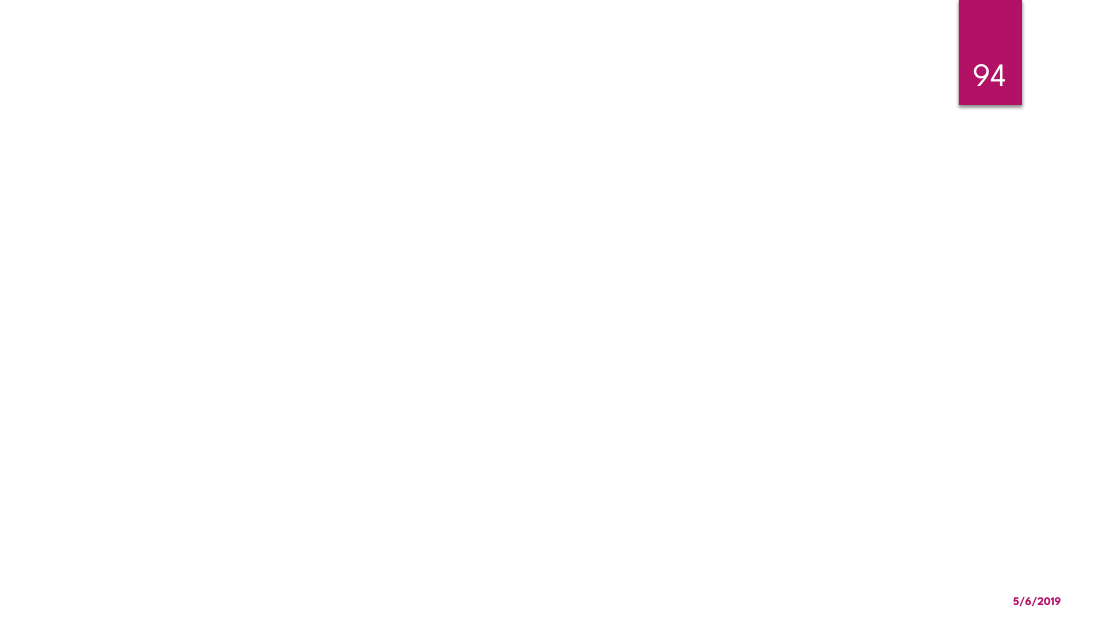
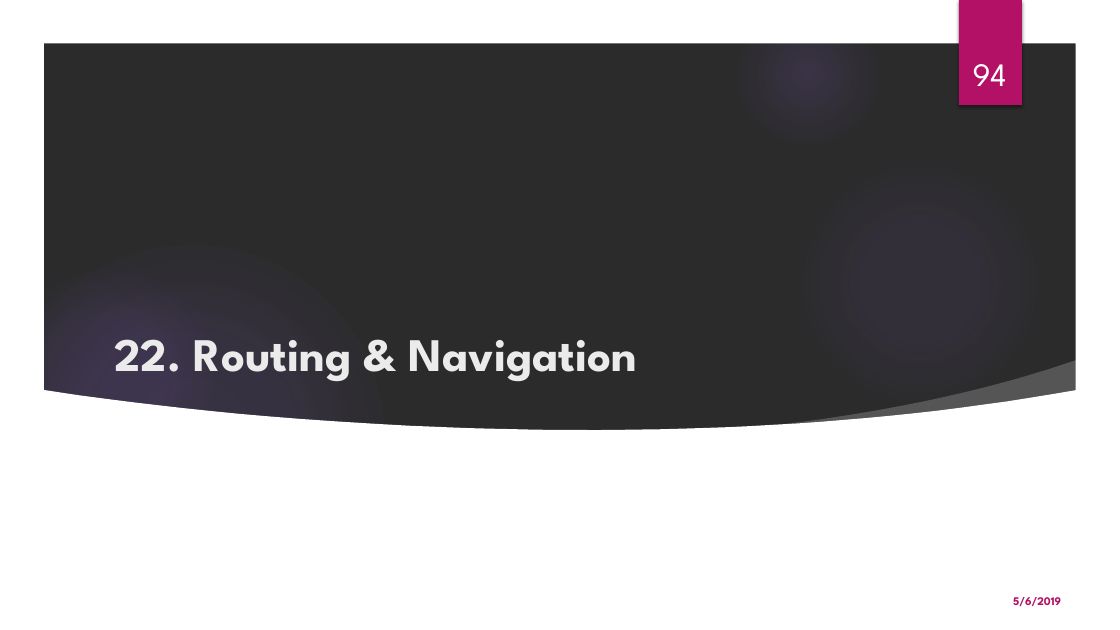
Before and after one commit to monicka2479/AngularSession, a slide deck: slide 94 of Angular Presentation.pptx. Drawn at 1120x630 pixels with LibreOffice and Linux fonts; fonts in the diff are those of the drawing; background and template pictures are left out; a plain dark background stands for a picture behind light text. Boxes give left, top, right and bottom in pixels: in the first picture for what was removed or moved away, otherwise in the second. Text is boxed around its words. In the diff, an @@ line names an element or a change of style, - is before the commit and + after.

Commit message:
Added project files

```diff
--- a/Angular Presentation.pptx
+++ b/Angular Presentation.pptx
@@ background #FFFFFF to picture (left out) @@
@@ group added at box(0, 0, 1120, 630): 4 ellipses, 3 freeform shapes @@
@@ title added at box(114, 339, 638, 381), 40 pt, text #EBEBEB, bold @@
+22. Routing & Navigation
```
